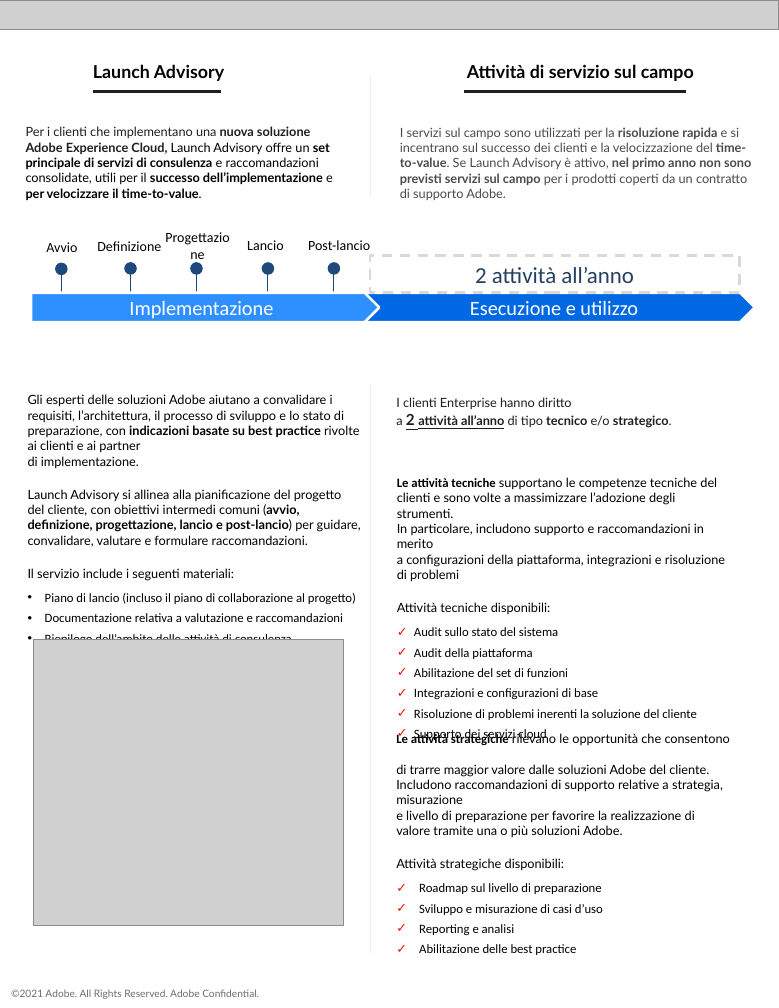
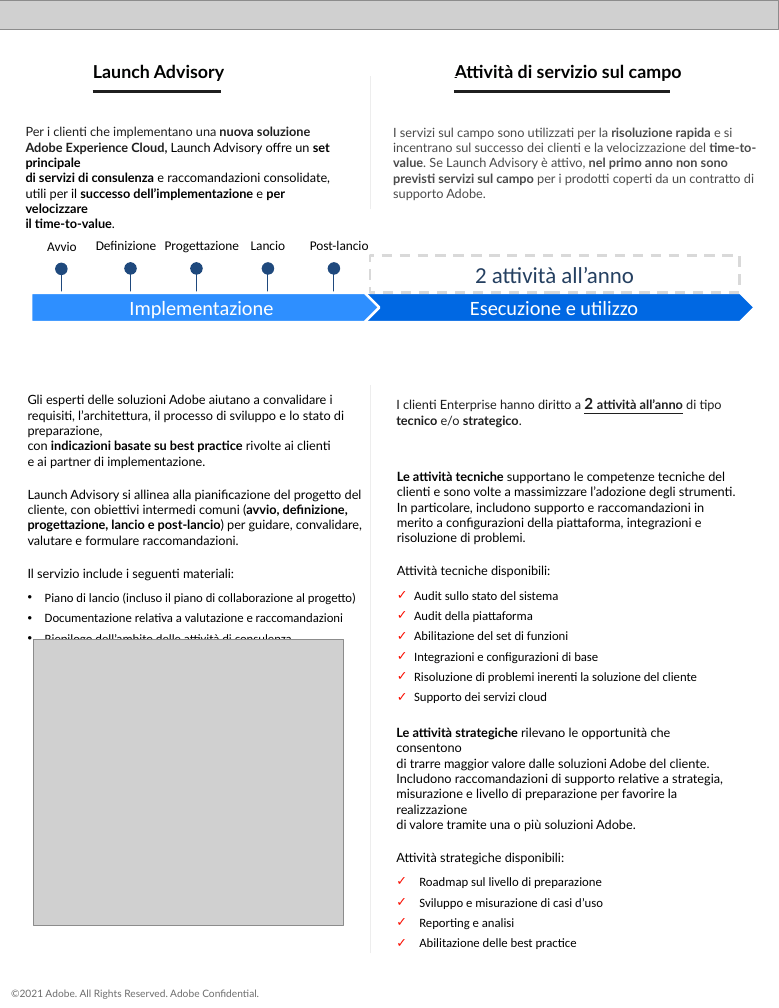
Before and after one commit to AdobeDocs/support-resources.it-IT, a slide deck: slide 3 of help/data-sheets/assets/EnterpriseSupportDatasheet.pptx. Drawn at 779x1008 pixels with LibreOffice and Linux fonts; fonts in the diff are those of the drawing; grey boxes stand for pictures. Boxes give left, top, right and bottom in pixels: in the first picture for what was removed or moved away, otherwise in the second. Text is boxed around its words. In the diff, an @@ line names an element or a change of style, - is before the commit and + after.

```diff
--- a/help/data-sheets/assets/EnterpriseSupportDatasheet.pptx
+++ b/help/data-sheets/assets/EnterpriseSupportDatasheet.pptx
@@ freeform shape: place and size @@
-freeform shape at (370,76,375,195)
+freeform shape at (370,76,375,209)
@@ text "Attività di servizio sul campo": place and size @@
-text "Attività di servizio sul campo" at (467,64,694,81)
+text "Attività di servizio sul campo" at (455,64,682,81)
@@ freeform shape: place and size @@
-freeform shape at (464,92,686,98)
+freeform shape at (454,92,670,98)
@@ text "Per i clienti che implementano ..." rewrapped from (26,126,333,200) to (26,126,330,228) @@
@@ text "I servizi sul campo sono ..." rewrapped from (400,127,751,200) to (393,127,756,200) @@
@@ size 11 to 10.5 pt in 5 elements at (310,240,369,250), (47,242,77,251), (251,241,286,250), (96,241,157,250), (165,241,239,253) @@
@@ text "Progettazione": place and size @@
-text "Progettazione" at (96,519,177,532)
+text "Progettazione" at (165,241,239,253)
@@ text "I clienti Enterprise hanno diritto ..." rewrapped from (396,397,672,427) to (396,398,722,428) @@
@@ text at (397,471,736,544): text changed @@
-Le attività tecniche supportano le competenze tecniche del clienti e sono volte a massimizzare l’adozione degli strumenti.
-In particolare, includono supporto e raccomandazioni in merito
-a configurazioni della piattaforma, integrazioni e risoluzione
-di problemi
+Le attività tecniche supportano le competenze tecniche del clienti e sono volte a massimizzare l’adozione degli strumenti. In particolare, includono supporto e raccomandazioni in merito a configurazioni della piattaforma, integrazioni e risoluzione di problemi.
@@ text at (396,727,723,832): font Calibri to Lato in "Le attività strategiche" @@
```
Also in this commit, not shown: 3 other slides changed, 8 other files.
